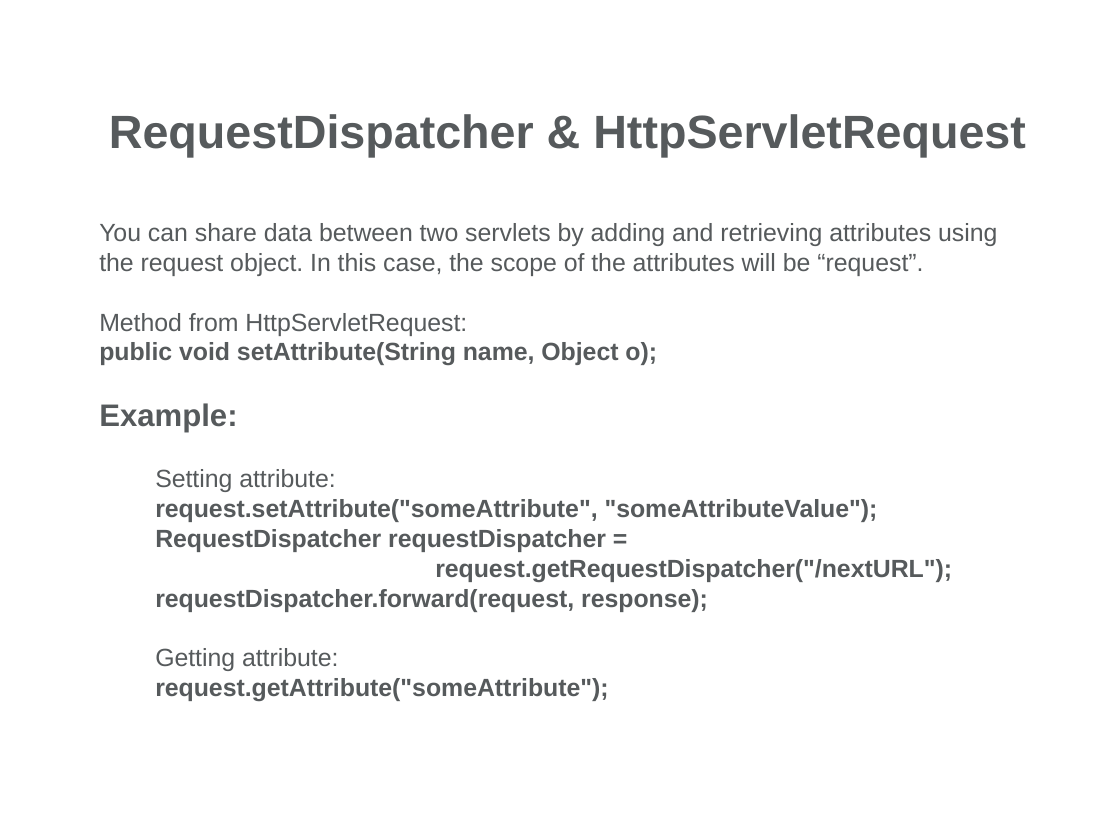
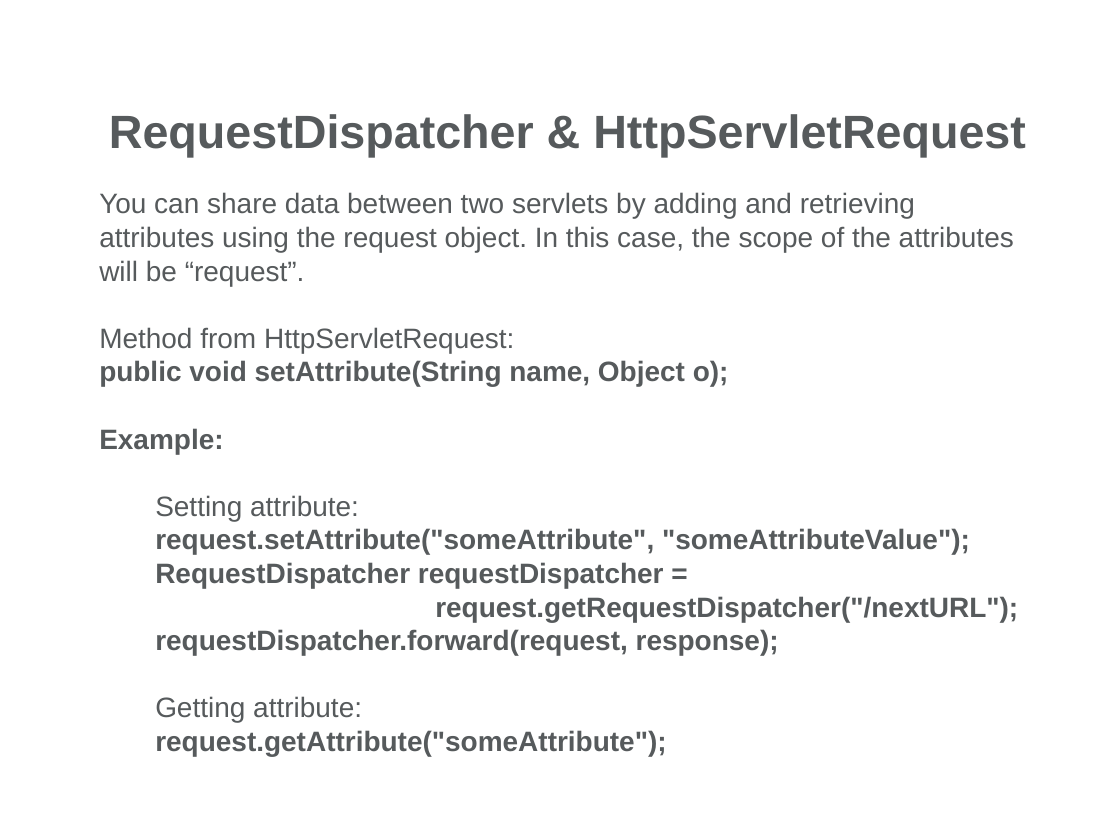
Before and after one commit to andreiapostol/JavaDocs, a slide deck: slide 15 of Servlets/Day2/Docs/Web Presentation-Part2.pptx. Drawn at 1120x840 pixels with LibreOffice and Linux fonts; fonts in the diff are those of the drawing; background and template pictures are left out. Boxes give left, top, right and bottom in pixels: in the first picture for what was removed or moved away, otherwise in the second. Text is boxed around its words. In the diff, an @@ line names an element or a change of style, - is before the commit and + after.

Commit message:
servlets

```diff
--- a/Servlets/Day2/Docs/Web Presentation-Part2.pptx
+++ b/Servlets/Day2/Docs/Web Presentation-Part2.pptx
@@ text "You can share data between ...": place and size @@
-text "You can share data between ..." at (99,223,997,701)
+text "You can share data between ..." at (99,192,1018,756)
@@ text "You can share data between ..." at (99,192,1018,756): size 16 to 18 pt; size 20 to 18 pt in "Example:" @@
```
Also in this commit, not shown: 16 other slides changed, 39 other files.
